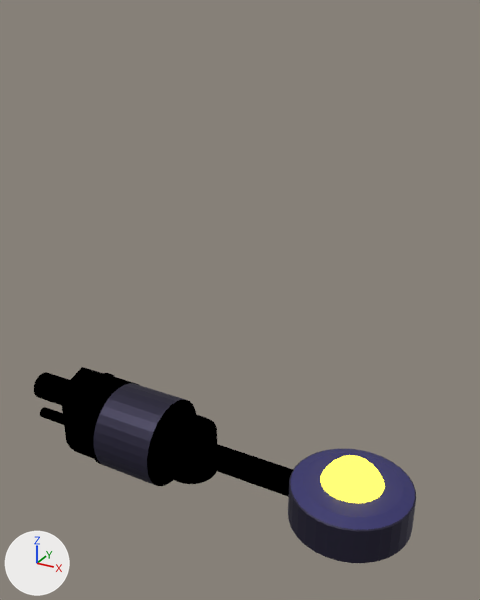
One commit to the Blender file Proyecto Mosqueteros/Assets/Modelos/Brazo y armasExportacion.blend: the scene before it, then after it.
Camera for both pictures: a 50 mm camera at (0.92, -3.02, 2.69) aimed at (-0.83, 0.16, 1.1). Lighting does not change. The marker at lower left points along +X, +Y and +Z.

Names of what the first picture shows: 'ANTEBRAZO_INF', 'ARMA1', 'BRAZO'.
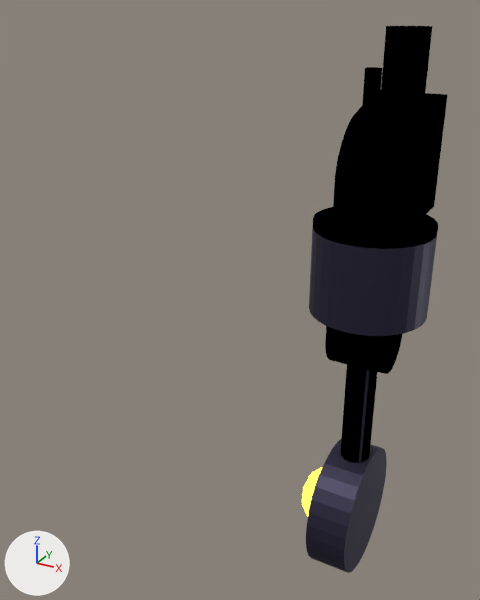
The change in detail:
me_cylinder has 429 vertices, 361 faces and spans x -1.26..0.36, y -0.36..0.36, z -0.1..0.3.
me_cylinder is used by ob_brazo; location (0.0, 0.0, 0.031).
me_cylinder part 1: the whole mesh is multiplied about the mesh origin by the matrix ((0.0, 0.0, -1.0), (0.0, -1.0, 0.0), (-1.0, 0.0, 0.0)).
me_cylinder_001 has 244 vertices, 245 faces and spans x -0.62..0.166, y -0.296..0.296, z -0.296..0.296.
me_cylinder_001 is used by ob_antebrazo_inf; parent ob_brazo; location (-1.101, 0.0, 0.0).
me_cylinder_001 part 2: the whole mesh is multiplied about the mesh origin by the matrix ((0.0, 0.0, -1.0), (0.0, -1.0, 0.0), (-1.0, 0.0, 0.0)).
me_cube has 494 vertices, 361 faces and spans x -0.966..0.001, y -0.187..0.425, z -0.176..0.176.
me_cube is used by ob_arma1; parent ob_antebrazo_inf; location (-0.516, 0.0, 0.0).
me_cube part 3: the whole mesh is turned 90 degrees about the y axis through the mesh origin.
In object 'ANTEBRAZO_INF' (ob_antebrazo_inf), matrix_parent_inverse is now set to Matrix(((1.0, 0.0, 0.0, 0.0), (0.0, 1.0, 0.0, 0.0), (0.0, 0.0, 1.0, -0.0309), (0.0, 0.0, 0.0, 1.0))).
Object 'ANTEBRAZO_INF' (ob_antebrazo_inf) moves from (-1.101, 0.0, 0.0) to (0.0, 0.0, 1.132).
In object 'ARMA1' (ob_arma1), matrix_parent_inverse goes from Matrix(((1.0, 0.0, 0.0, 0.0), (0.0, 1.0, 0.0, 0.0), (0.0, 0.0, 1.0, -0.0309), (0.0, 0.0, 0.0, 1.0))) to Matrix(((1.0, 0.0, 0.0, 0.0), (0.0, 1.0, 0.0, 0.0), (0.0, 0.0, 1.0, -1.132), (0.0, 0.0, 0.0, 1.0))).
Object 'ARMA1' (ob_arma1) moves from (-0.516, 0.0, 0.0) to (0.0309, 0.0, 1.648).

What differs and where, as boxes (x1, y1, x2, y2) in the pictures (480 x 600 px):
'ANTEBRAZO_INF', reshaped, moved (60% taller): before (89, 382, 217, 486); after (309, 207, 438, 374)
'ARMA1', mesh turned, moved: before (34, 367, 139, 458); after (332, 26, 447, 232)
'BRAZO', reshaped (66% narrower, 96% taller): before (167, 440, 416, 563); after (302, 331, 387, 573)
